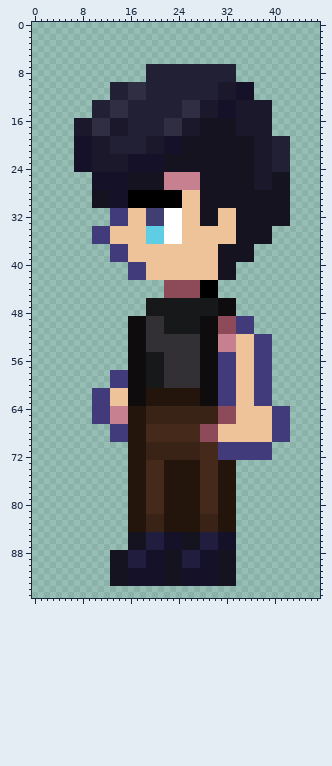
File history of a sprite sheet, sprites/main_character/idle_left/idle_left_1.png. The picture above was drawn from the file before the commit.
The file is 48x96 pixels. Colours within 5 levels of each other are drawn and written as one.
Now the later version:
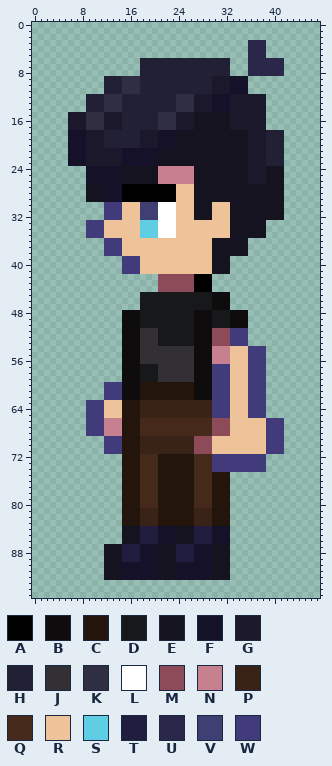
Palette (. is transparent): A #000000  B #0e0c0c  C #23140c  D #171819  E #15131f  F #151128  G #1b182c  H #222034  J #322f35  K #302e42  L #ffffff  M #8d4a58  N #c6808f  P #392316  Q #452a1b  R #eec39a  S #5fcde4  T #201d3e  U #2b274b  V #3f3f74  W #413a7b
Change:
y 3..5: x 36..38 ... -> UUU
y 6: x 18..32 ............... -> HHHHHHHHHHHHHHH; x 36..41 ...... -> UUUUUU
y 7..8: x 18 . -> H; x 33 H -> .; x 36..41 ...... -> UUUUUU
y 9: x 12..18 ....... -> HHHKKKH; x 30..35 HHHH.. -> GGGFFF
y 10..11: x 12 . -> H; x 15 H -> K; x 18 K -> H; x 30 H -> G; x 33 G -> F; x 36 F -> .
y 12: x 9..14 ....HH -> HHHKKK; x 16..18 KKK -> HHH; x 24..32 HHHHHHHGG -> KKKGGGFFF; x 34..38 FFF.. -> GGGGG
y 13..14: x 9 . -> H; x 12 H -> K; x 15 K -> H; x 24 H -> K; x 27 K -> G; x 30 G -> F; x 33 F -> G; x 39 G -> .
y 15: x 6..15 ....HHHKKK -> GGGKKKGGGH; x 21..33 HHHHKKKGGGFFF -> KKKGGGEEEEEEG; x 39 G -> .
y 16..17: x 6 . -> G; x 9 G -> K; x 12 K -> G; x 15 G -> H; x 21 H -> K; x 24 K -> G; x 27 G -> E; x 33 E -> G; x 39 G -> .
y 18: x 6..8 .GG -> FFF; x 10..15 KKKGGG -> GGHHHH; x 18..27 HHHHKKKGGG -> GGGFFFEEEE; x 34..35 GG -> EE; x 39..41 G.. -> HHH
y 19..20: x 6 . -> F; x 9 F -> G; x 12 G -> H; x 18 H -> G; x 21 G -> F; x 24 F -> E; x 36 E -> G; x 39 G -> H; x 42 H -> .
y 21: x 6 . -> F; x 9 F -> G; x 13..24 HHHHHHGGGFFF -> GGFFFFFFEEEE; x 36 E -> G; x 39 G -> H; x 42 H -> .
y 22..23: x 6 . -> F; x 9 F -> G; x 15 G -> F; x 21 F -> E; x 36 E -> G; x 39 G -> H; x 42 H -> .
y 24: x 7..8 FF -> ..; x 10..26 GGGGGGFFFFFFEEEEE -> FFFFFEEEEEENNNNNN; x 36 E -> G; x 39..42 GHHH -> EEE.
y 25..26: x 9 . -> F; x 15 F -> E; x 21 E -> N; x 27 N -> E; x 36 E -> G; x 39 G -> E; x 42 E -> .
y 27: x 9..11 .FF -> EEE; x 15..27 FEEEEEENNNNNN -> AAAAAAAAARRRE; x 37..39 GGG -> EEE; x 42 E -> .
y 28..29: x 9 . -> E; x 12 E -> F; x 15 F -> A; x 24 A -> R; x 27 R -> E; x 42 E -> .
y 30: x 10..24 EEEFFFAAAAAAAAA -> ..WWWRRRVVVLLLR; x 27 R -> E; x 30..32 EEE -> RRR; x 42 E -> .
y 31..32: x 12 . -> W; x 15 W -> R; x 18 R -> V; x 21 V -> L; x 24 L -> R; x 27 R -> E; x 30 E -> R; x 33 R -> E; x 42 E -> .
y 33: x 9..15 ....WWW -> WWWRRRR; x 18..21 RVVV -> SSSL; x 24 L -> R; x 28..30 EEE -> RRR; x 33 R -> E; x 39..42 EEEE -> ....
y 34..35: x 9 . -> W; x 12 W -> R; x 18 R -> S; x 21 S -> L; x 24 L -> R; x 33 R -> E; x 39 E -> .
y 36: x 10..11 WW -> ..; x 13..14 RR -> WW; x 19..24 SSSLLL -> RRRRRR; x 30..33 RRRR -> EEEE; x 36..39 EEEE -> ....
y 37..38: x 12 . -> W; x 15 W -> R; x 30 R -> E; x 36 E -> .
y 39: x 13..14 WW -> ..; x 16..17 RR -> WW; x 30 R -> E; x 33..36 EEEE -> ....
y 40..41: x 15 . -> W; x 18 W -> R; x 30 R -> E; x 33 E -> .
y 42: x 16..33 WWWRRRRRRRRRRRREEE -> .....MMMMMMAAA....
y 43..44: x 21 . -> M; x 27 M -> A; x 30 A -> .
y 45: x 18..32 ....MMMMMMAAA.. -> DDDDDDDDDDDDBBB
y 46..47: x 18 . -> D; x 30 D -> B; x 33 B -> .
y 48: x 15..18 .... -> BBBD; x 27..29 DDD -> BBB; x 31..32 BB -> DD; x 34..35 .. -> BB
y 49..50: x 15 . -> B; x 18..21 BJJJ -> DDDD; x 27 D -> B; x 30..36 BMMMWWW -> DDDBBB.
y 51: x 15 . -> B; x 18 B -> J; x 21 J -> D; x 27 D -> B; x 30 B -> M; x 33 M -> W; x 36 W -> .
y 52..53: x 15 . -> B; x 18 B -> J; x 21..27 JJJJJJJ -> DDDDDDB; x 30..39 BNNNRRRWWW -> MMMWWW....
y 54: x 15 . -> B; x 18 B -> J; x 27 J -> B; x 30 B -> N; x 33 N -> R; x 36 R -> W; x 39 W -> .
y 55..56: x 15 . -> B; x 18..21 BDDD -> JJJJ; x 27 J -> B; x 30..33 BWWW -> NNNR; x 36 R -> W; x 39 W -> .
y 57: x 15 . -> B; x 18 B -> D; x 21 D -> J; x 27 J -> B; x 30 B -> W; x 33 W -> R; x 36 R -> W; x 39 W -> .
y 58..59: x 13..15 WWW -> ..B; x 18 B -> D; x 21 D -> J; x 27 J -> B; x 30 B -> W; x 33 W -> R; x 36 R -> W; x 39 W -> .
y 60: x 12 . -> W; x 15 W -> B; x 18..27 BDDDJJJJJJ -> CCCCCCCCCB; x 30 B -> W; x 33 W -> R; x 36 R -> W; x 39 W -> .
y 61..62: x 10..11 WW -> ..; x 13..15 RRR -> WWB; x 18 B -> C; x 27 C -> B; x 30 B -> W; x 33 W -> R; x 36 R -> W; x 39 W -> .
y 63: x 9 . -> W; x 12 W -> R; x 15..30 RBBBCCCCCCCCCBBB -> CCCPPPPPPPPPPPPW; x 33 W -> R; x 36 R -> W; x 39 W -> .
y 64..65: x 9 . -> W; x 12..15 WNNN -> RRRC; x 18 C -> P; x 30..33 PMMM -> WWWR; x 36..42 RRRRWWW -> WWW....
y 66: x 9 . -> W; x 12 W -> N; x 15 N -> C; x 18..30 CPPPPPPPPPPPP -> QQQQQQQQQQQQM; x 33 M -> R; x 39 R -> W; x 42 W -> .
y 67..68: x 9..15 ....WWW -> WWWNNNC; x 18 C -> Q; x 28..29 MM -> QQ; x 31..32 RR -> MM; x 39 R -> W; x 42 W -> .
y 69: x 12 . -> W; x 15 W -> C; x 18..27 CQQQQQQQQQ -> PPPPPPPPPM; x 30 M -> R; x 39 R -> W; x 42 W -> .
y 70..71: x 12..15 .... -> WWWC; x 18 C -> P; x 27..38 PQQQWWWWWWWW -> MMMRRRRRRRRR; x 40..41 .. -> WW
y 72: x 15 . -> C; x 18..27 CPPPPPPPPP -> QQQCCCCCCQ; x 30 Q -> W; x 39 W -> .
y 73..74: x 15 . -> C; x 18 C -> Q; x 21 Q -> C; x 27 C -> Q; x 30..38 QCCC..... -> WWWWWWWWW
y 75..80: x 15 . -> C; x 18 C -> Q; x 21 Q -> C; x 27 C -> Q; x 30 Q -> C; x 33 C -> .
y 81: x 15 . -> C; x 18..21 CQQQ -> PPPC; x 27..30 CQQQ -> PPPC; x 33 C -> .
y 82..83: x 15 . -> C; x 18 C -> P; x 21 P -> C; x 27 C -> P; x 30 P -> C; x 33 C -> .
y 84: x 15..33 .CCCPPPCCCCCCPPPCCC -> EEETTTFFFEEETTTFFF.
y 85..86: x 15 . -> E; x 18 E -> T; x 21 T -> F; x 24 F -> E; x 27 E -> T; x 30 T -> F; x 33 F -> .
y 87: x 12..33 ....EEETTTFFFEEETTTFFF -> EEETTTFFFEEETTTFFFEEE.
y 88..89: x 12 . -> E; x 15 E -> T; x 18 T -> F; x 21 F -> E; x 24 E -> T; x 27 T -> F; x 30 F -> E; x 33 E -> .
y 90: x 12 . -> E; x 15..18 ETTT -> FFFF; x 21 F -> E; x 24..27 ETTT -> FFFF; x 30 F -> E; x 33 E -> .
y 91..92: x 12 . -> E; x 15 E -> F; x 21 F -> E; x 24 E -> F; x 30 F -> E; x 33 E -> .
y 93: x 13..33 EEEFFFFFFEEEFFFFFFEEE -> .....................
